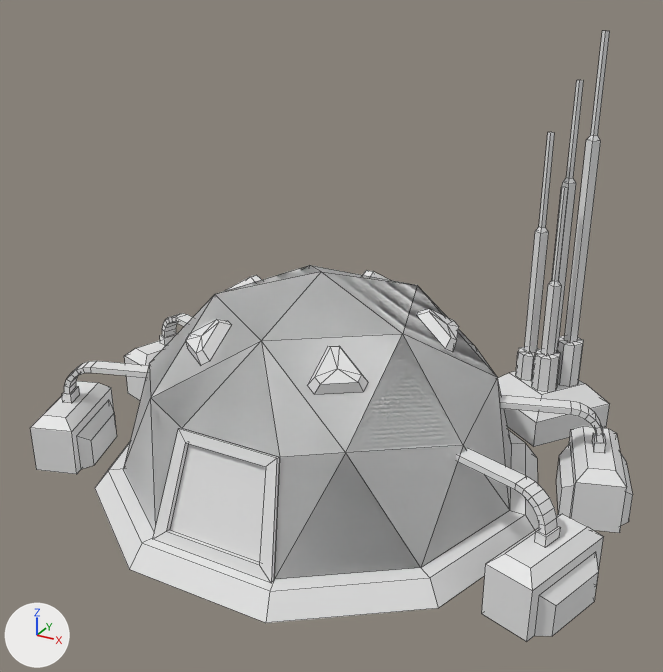
One commit to the Blender file robot/work/command-center.blend: the scene before it, then after it.
Rendered twice from a 50 mm lens placed at (4.01, -7.09, 5.11), pointed at (0.05, 0.11, 1.51). The axes (+X, +Y, +Z) are drawn at lower left. The lights are the same throughout. Mesh edges are drawn as thin lines.

The scene before the commit, as lines of its bpy script (objects in view):
```python
ob_base_details = bpy.data.objects.new('base-details', me_base_details)
ob_base_details.location = (0.0, 0.0, 0.0)
ob_base_details.rotation_euler = (0.0, 0.0, 4.712)  # degrees (0, 0, 270)
ob_base_shell = bpy.data.objects.new('base-shell', me_base_shell)
ob_base_shell.location = (0.0, 0.0, 0.0)
ob_base_shell.rotation_euler = (0.0, 0.0, 4.712)  # degrees (0, 0, 270)
ob_comm_module = bpy.data.objects.new('comm-module', me_comm_module)
ob_comm_module.location = (1.65, 2.27, 0.0)
ob_comm_module.rotation_euler = (0.0, 0.0, 4.084)  # degrees (0, 0, 234)
ob_energy_cell = bpy.data.objects.new('energy-cell', me_base_shell)
ob_energy_cell.location = (0.0, 0.0, 0.0)
ob_energy_cell.rotation_euler = (0.0, 0.0, 4.712)  # degrees (0, 0, 270)
ob_energy_cell_1 = bpy.data.objects.new('energy-cell-1', me_energy_cell)
ob_energy_cell_1.location = (2.57, 0.83, 0.0)
ob_energy_cell_1.rotation_euler = (0.0, 0.0, 5.027)  # degrees (0, 0, 288)
ob_energy_cell_2 = bpy.data.objects.new('energy-cell-2', me_energy_cell)
ob_energy_cell_2.location = (2.57, -0.83, 0.0)
ob_energy_cell_2.rotation_euler = (0.0, 0.0, 4.398)  # degrees (0, 0, 252)
ob_energy_cell_3 = bpy.data.objects.new('energy-cell-3', me_energy_cell)
ob_energy_cell_3.location = (-2.57, -0.83, 0.0)
ob_energy_cell_3.rotation_euler = (0.0, 0.0, 1.885)  # degrees (0, 0, 108)
ob_energy_cell_4 = bpy.data.objects.new('energy-cell-4', me_energy_cell)
ob_energy_cell_4.location = (-2.57, 0.83, 0.0)
ob_energy_cell_4.rotation_euler = (0.0, 0.0, 1.257)  # degrees (0, 0, 72)
```
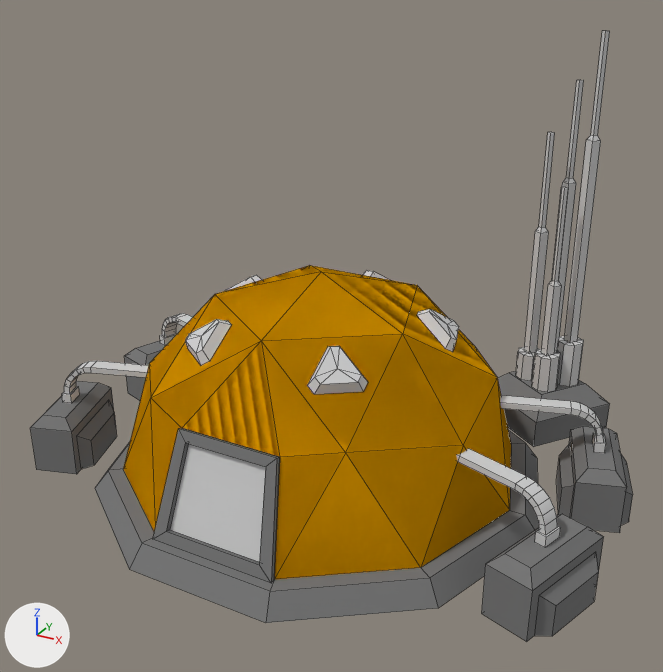
Changed parts and their boxes [x1, y1, x2, y2] in the pictures (663 x 672 px):
'base-shell', recoloured: [123, 265, 511, 579] in both
'energy-cell', recoloured, modifiers changed (not visible afterwards): before [123, 265, 511, 579]
'energy-cell-2', recoloured, modifiers changed: [456, 448, 604, 641] in both
'energy-cell-1', recoloured, modifiers changed: [500, 395, 633, 533] in both
'energy-cell-3', recoloured, modifiers changed: [30, 361, 149, 474] in both
'energy-cell-4', recoloured, modifiers changed (white to grey): [124, 313, 193, 401] in both
part 1 of me_base_details, recoloured (white to grey): [95, 428, 539, 623] in both
part 2 of me_base_details, recoloured (white to grey): [170, 270, 459, 562] in both
part 3 of me_energy_cell, recoloured: [30, 341, 633, 641] in both
part 4 of me_energy_cell, recoloured (white to grey): [62, 313, 606, 548] in both
part 5 of me_comm_module, recoloured (white to grey): [498, 371, 609, 447] in both
part 6 of me_comm_module, recoloured: [516, 31, 610, 392] in both

The change, as a diff of the scene's bpy script:
```diff
--- a/robot/work/command-center.blend.py
+++ b/robot/work/command-center.blend.py
@@ mat_steel @@
+mat_steel = diffuse_material('Steel')
+mat_steel.base_color = (0.615, 0.615, 0.615)  # light grey #cecece
@@ mat_concrete @@
+mat_concrete = diffuse_material('Concrete')
+mat_concrete.base_color = (0.19, 0.19, 0.19)  # grey #797979
@@ mat_shell @@
+mat_shell = diffuse_material('Shell')
+mat_shell.base_color = (0.8, 0.351, 0.0)  # orange #e7a000
@@ me_base_shell @@
 me_base_shell.from_pydata(...)  # 27 vertices, 40 faces; spans x -1.9..1.9, y -2.0..2.0, z 0.2..2.2
+me_base_shell.materials.append(mat_shell)  # orange #e7a000
@@ me_base_details @@
 me_base_details.from_pydata(...)  # 102 vertices, 92 faces; spans x -2.19..2.19, y -2.3..2.3, z 0.0..1.89
 # used by ob_base_details; location = (0.0, 0.0, 0.0); rotation_euler = (0.0, 0.0, 4.712), in degrees (0, 0, 270)
+# me_base_details part 1: 31 of the faces centred in x -2.12..2.12, y -2.01..2.01, z 0.1..1.18 switch from no material to mat_concrete (grey #797979)
+# me_base_details part 2: 61 of the faces centred in x -1.29..1.74, y -1.26..1.26, z 0.69..1.87 switch from no material to mat_steel (light grey #cecece)
@@ me_energy_cell @@
 me_energy_cell.from_pydata(...)  # 72 vertices, 58 faces; spans x -0.5..0.5, y -1.3..0.32, z 0.0..1.03
 # used by ob_energy_cell_1; location = (2.57, 0.83, 0.0); rotation_euler = (0.0, 0.0, 5.027), in degrees (0, 0, 288)
+# me_energy_cell part 3: 18 of the faces centred in x -0.5..0.5, y -0.32..0.32, z 0.15..0.6 switch from no material to mat_concrete (grey #797979)
+# me_energy_cell part 4: 40 of the faces centred in x -0.1..0.1, y -1.3..0.05, z 0.6..1.03 switch from no material to mat_steel (light grey #cecece)
@@ me_comm_module @@
 me_comm_module.from_pydata(...)  # 144 vertices, 129 faces; spans x -0.5..0.5, y -0.5..0.5, z 0.0..4.25
 # used by ob_comm_module; location = (1.65, 2.27, 0.0); rotation_euler = (0.0, 0.0, 4.084), in degrees (0, 0, 234)
+# me_comm_module part 5: all 9 faces centred in x -0.5..0.5, y -0.5..0.5, z 0.15..0.5 switch from no material to mat_concrete (grey #797979)
+# me_comm_module part 6: all 120 faces centred in x -0.28..0.28, y -0.28..0.28, z 0.6..4.25 switch from no material to mat_steel (light grey #cecece)
@@ ob_energy_cell @@
 ob_energy_cell.rotation_euler = (0.0, 0.0, 4.712)  # degrees (0, 0, 270)
+_m = ob_energy_cell.modifiers.new('EdgeSplit', 'EDGE_SPLIT')
@@ ob_energy_cell_1 @@
 ob_energy_cell_1.rotation_euler = (0.0, 0.0, 5.027)  # degrees (0, 0, 288)
+_m = ob_energy_cell_1.modifiers.new('EdgeSplit', 'EDGE_SPLIT')
@@ ob_energy_cell_4 @@
 ob_energy_cell_4.rotation_euler = (0.0, 0.0, 1.257)  # degrees (0, 0, 72)
+_m = ob_energy_cell_4.modifiers.new('EdgeSplit', 'EDGE_SPLIT')
@@ ob_energy_cell_3 @@
 ob_energy_cell_3.rotation_euler = (0.0, 0.0, 1.885)  # degrees (0, 0, 108)
+_m = ob_energy_cell_3.modifiers.new('EdgeSplit', 'EDGE_SPLIT')
@@ ob_energy_cell_2 @@
 ob_energy_cell_2.rotation_euler = (0.0, 0.0, 4.398)  # degrees (0, 0, 252)
+_m = ob_energy_cell_2.modifiers.new('EdgeSplit', 'EDGE_SPLIT')
```
